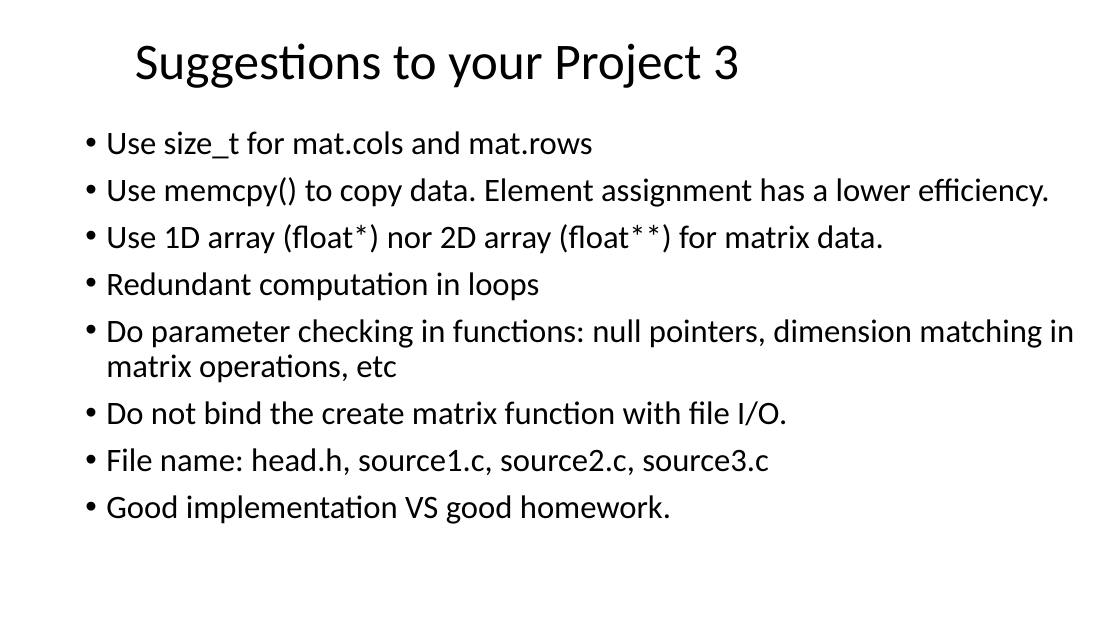
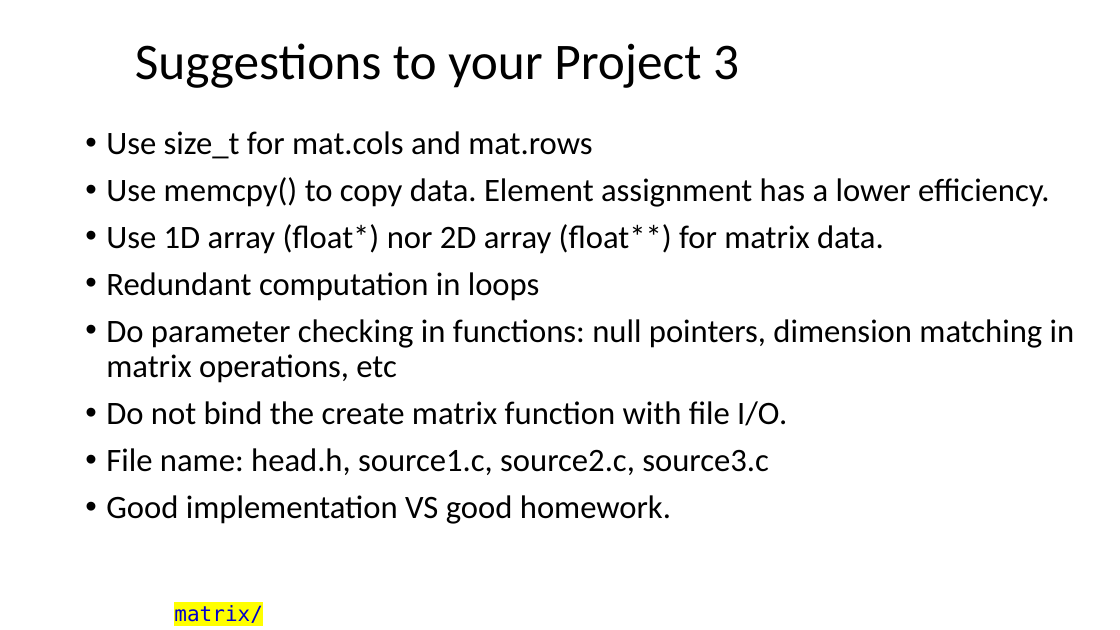
Before and after one commit to dayekuaipao/CPPLearning, a slide deck: slide 3 of week12/Lecture12.pptx. Drawn at 1120x630 pixels with LibreOffice and Linux fonts; fonts in the diff are those of the drawing; background and template pictures are left out. Boxes give left, top, right and bottom in pixels: in the first picture for what was removed or moved away, otherwise in the second. Text is boxed around its words. In the diff, an @@ line names an element or a change of style, - is before the commit and + after.

```diff
--- a/week12/Lecture12.pptx
+++ b/week12/Lecture12.pptx
@@ text added at (x1=174, y1=605, x2=262, y2=623), 18 pt, text #0000CC @@
+matrix/
```
Also in this commit, not shown: 1 other slide changed, 1 slide added, 2 other files.
